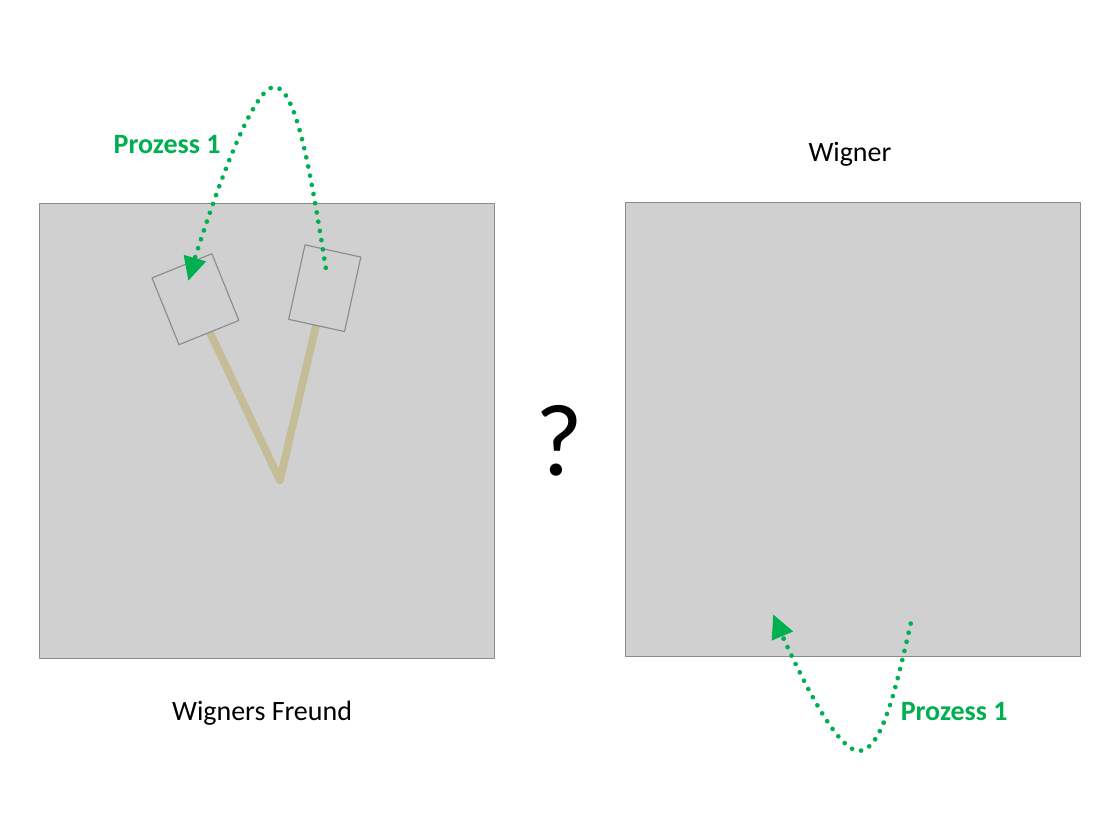
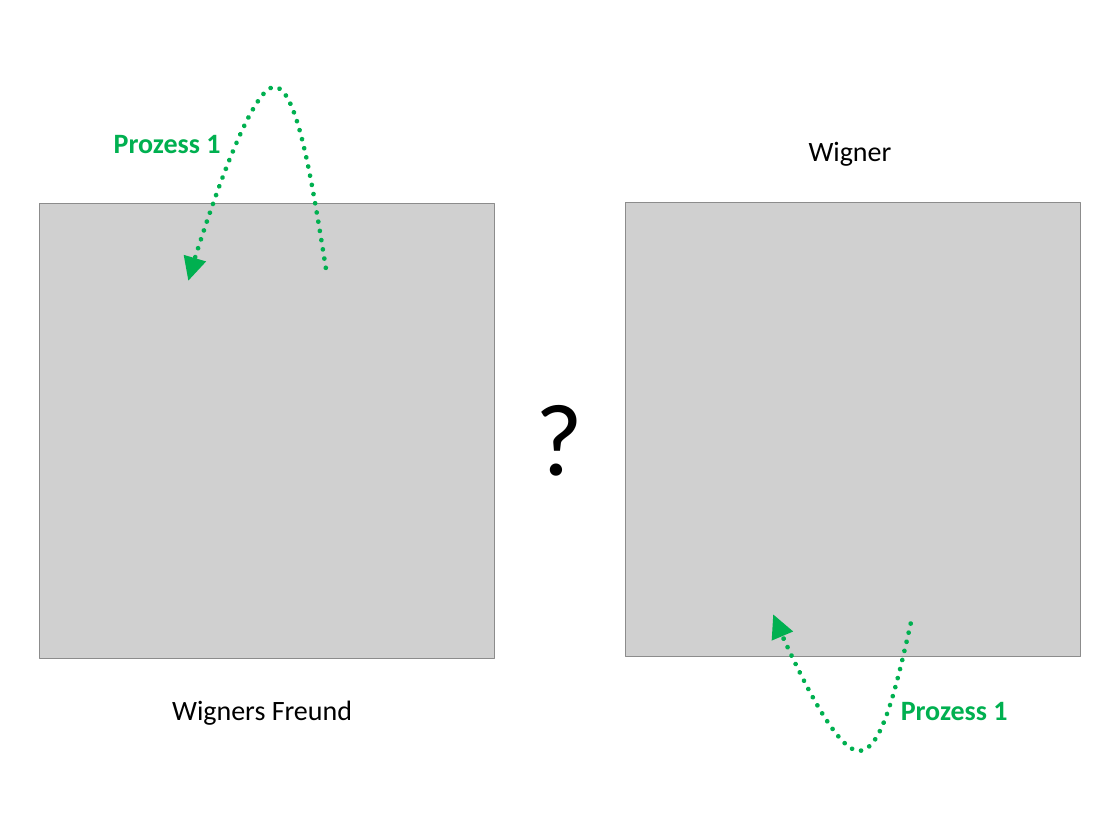
Before and after one commit to HaraldRieder/Physikalismus, a slide deck: slide 14 of Physikalismus.pptx. Drawn at 1120x840 pixels with LibreOffice and Linux fonts; fonts in the diff are those of the drawing; grey boxes stand for pictures. Boxes give left, top, right and bottom in pixels: in the first picture for what was removed or moved away, otherwise in the second. Text is boxed around its words. In the diff, an @@ line names an element or a change of style, - is before the commit and + after.

```diff
--- a/Physikalismus.pptx
+++ b/Physikalismus.pptx
@@ picture removed at [152,254,240,344] @@
@@ picture removed at [289,245,361,331] @@
@@ line removed from (280, 480) to (325, 288) @@
@@ line removed from (279, 477) to (195, 302) @@
```
Also in this commit, not shown: 1 other file.
